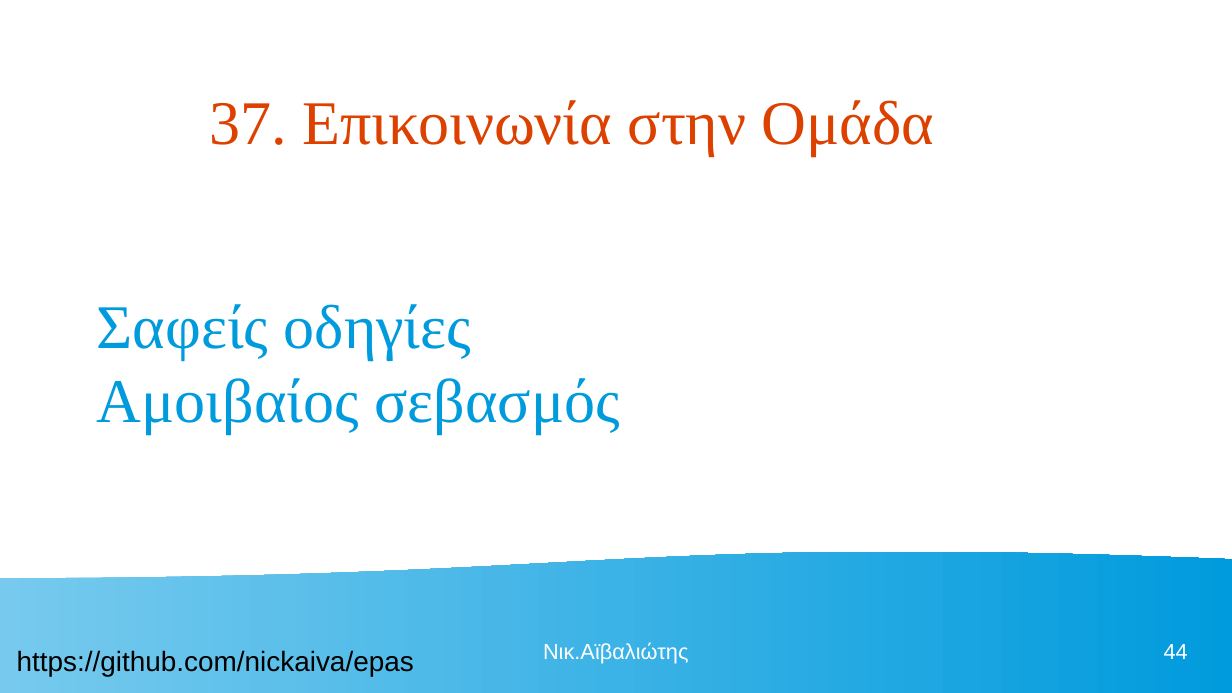
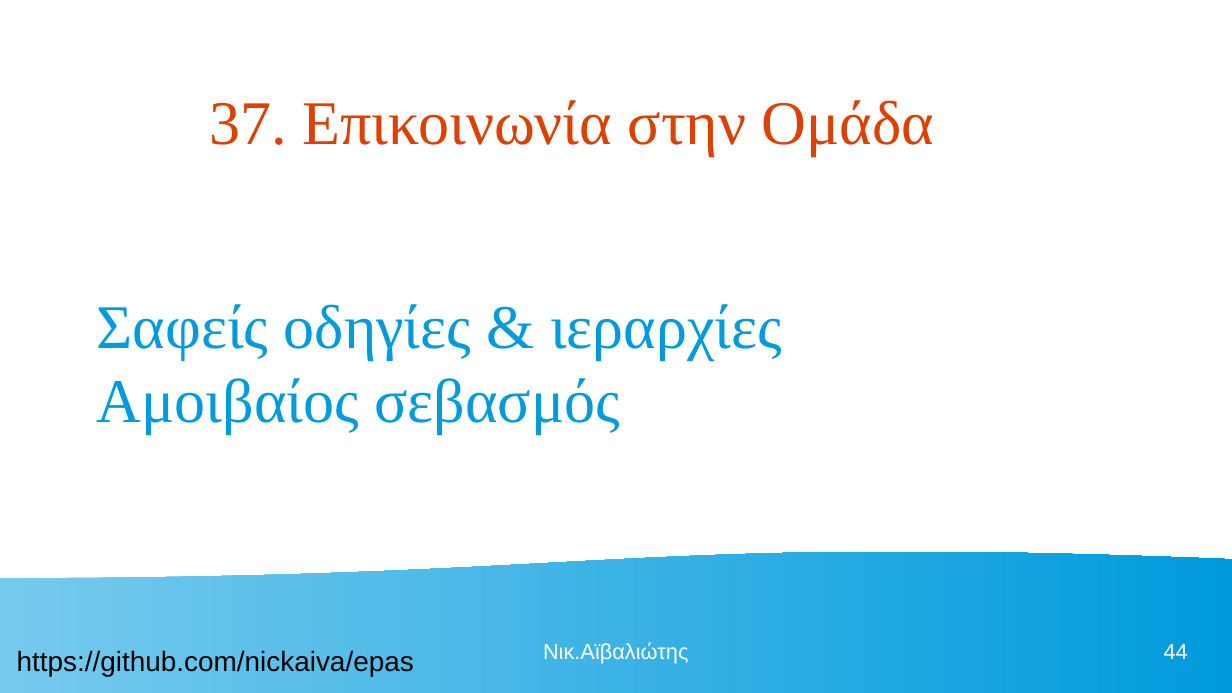
Before and after one commit to nickaiva/epas, a slide deck: slide 44 of ΠΕΡΙΒΑΛΛΟΝ ΕΡΓΑΣΙΑΣ.odp. Drawn at 1232x693 pixels with LibreOffice and Linux fonts; fonts in the diff are those of the drawing. Boxes give left, top, right and bottom in pixels: in the first picture for what was removed or moved away, otherwise in the second. Text is boxed around its words. In the diff, an @@ line names an element or a change of style, - is before the commit and + after.

```diff
--- a/ΠΕΡΙΒΑΛΛΟΝ ΕΡΓΑΣΙΑΣ.odp
+++ b/ΠΕΡΙΒΑΛΛΟΝ ΕΡΓΑΣΙΑΣ.odp
@@ text at box(97, 304, 782, 434): text changed @@
-Σαφείς οδηγίες
-Αμοιβαίος σεβασμός
+Σαφείς οδηγίες & ιεραρχίες
+Αμοιβαίος σεβασμός
```
Also in this commit, not shown: 24 other slides changed, 1 slide added, 1 other file.
